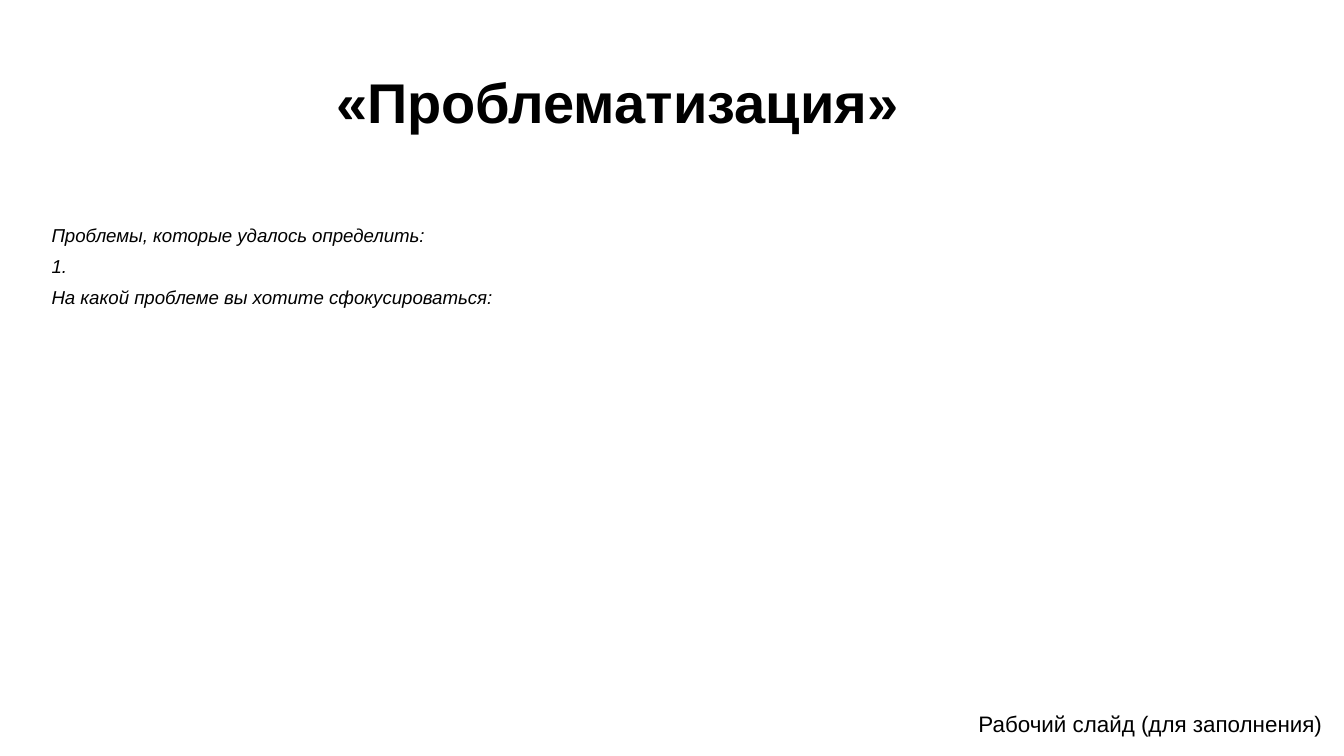
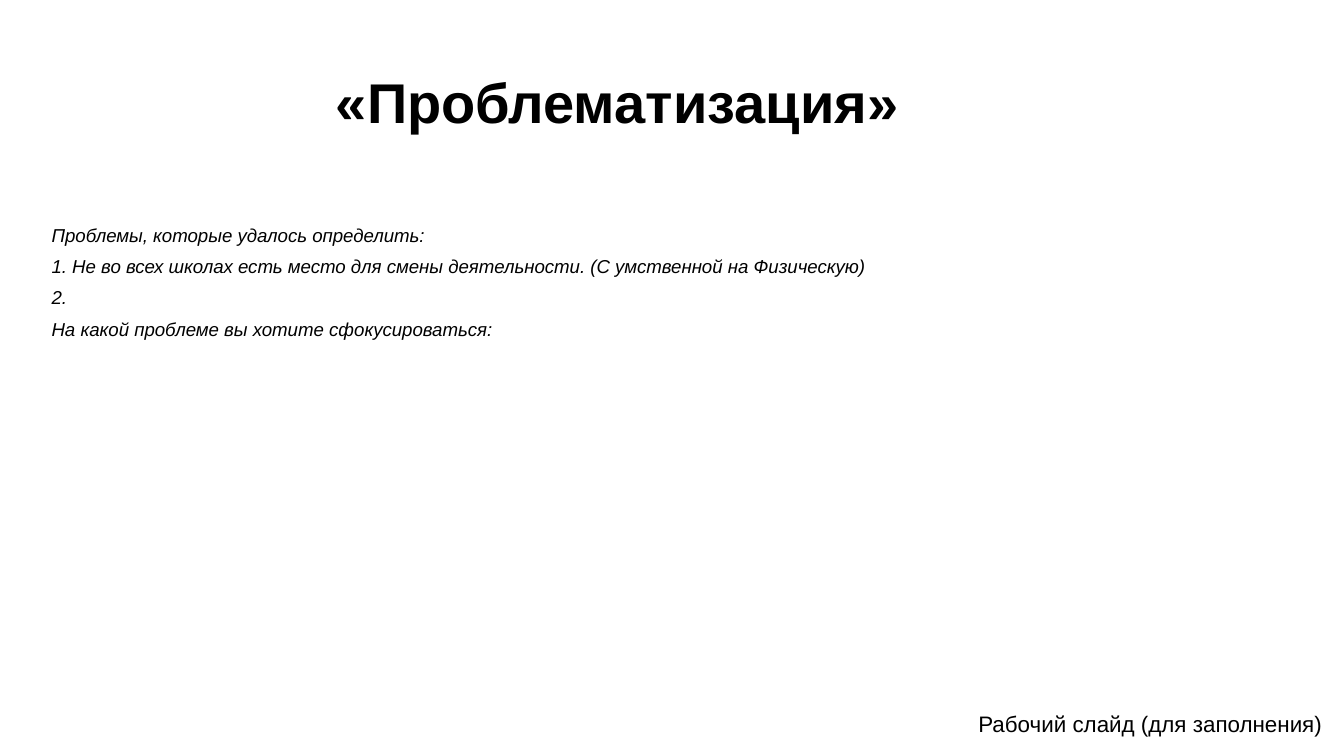
Before and after one commit to Igor20264/humorists-template, a slide deck: slide 3 of Шаблон для презентации.pptx. Drawn at 1344x756 pixels with LibreOffice and Linux fonts; fonts in the diff are those of the drawing; background and template pictures are left out. Boxes give left, top, right and bottom in pixels: in the first picture for what was removed or moved away, otherwise in the second. Text is boxed around its words. In the diff, an @@ line names an element or a change of style, - is before the commit and + after.

```diff
--- a/Шаблон для презентации.pptx
+++ b/Шаблон для презентации.pptx
@@ text at (x1=52, y1=259, x2=865, y2=304): text changed @@
-1.
+1. Не во всех школах есть место для смены деятельности. (С умственной на Физическую)
+2.
```
Also in this commit, not shown: 5 other files.
